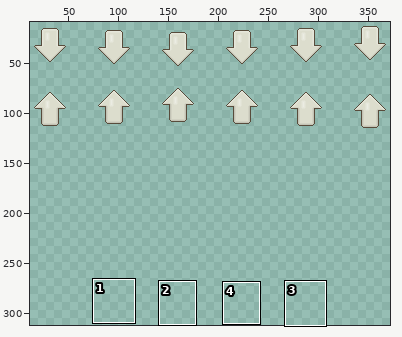
Two versions of one pixel-art file, 0_ASESPRITE/Icons.ase. The picture above shows the old version from afar; the outline marks the close-up.
Close-up. Old version:
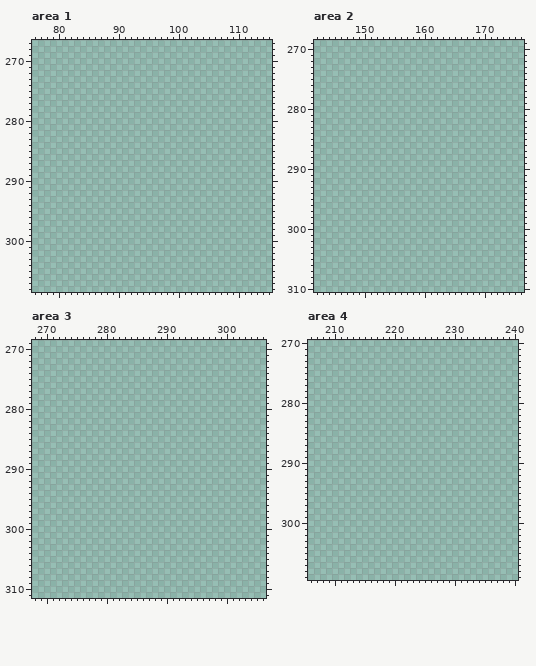
384x320 pixels, 1 frame. Colours within 5 levels of each other are drawn and written as one. Shown: area 1: x 76..115, y 267..308; area 2: x 142..176, y 269..310; area 3: x 268..306, y 269..311; area 4: x 206..240, y 270..309. The wide view leaves out empty margins. The commit also changed other parts of the picture, which this record leaves out.
Palette (. is transparent): 
And afterwards:
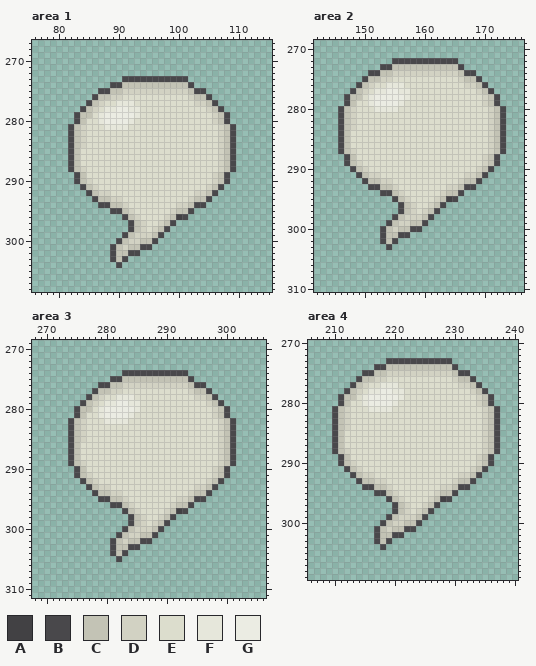
Colours new in this view: A #424144  B #49484b  C #c3c3b5  D #d2d2c3  E #dcddcd  F #e6e7db  G #ebece3
From old to new:
Changed rows in their new state; - is an unchanged pixel.
Area 1:
first column x 82:
273 ---------BBBBBBBBBBB--------
274 -------BBCCCCCCCCCCCB-------
275 -----BBCCDDDDDDDDDDDCBB-----
276 ----BCCDDEEEEEEEEEEEDCCB----
277 ---BCDEEFFFEEEEEEEEEEDDCB---
278 --BCDEFFGGFFEEEEEEEEEEEDCB--
279 -BCCEFGGGGGFEEEEEEEEEEEEDCB-
280 -BCEEFGGGGFEEEEEEEEEEEEEDCB-
281 BCDEEEFFFFEEEEEEEEEEEEEEEDCB
282 BCDEEEEEEEEEEEEEEEEEEEEEEDCB
283 BCDEEEEEEEEEEEEEEEEEEEEEEDCB
284 BCDEEEEEEEEEEEEEEEEEEEEEEDCB
285 BCEEEEEEEEEEEEEEEEEEEEEEEDCB
286 BCEEEEEEEEEEEEEEEEEEEEEEEDCB
287 BCEEEEEEEEEEEEEEEEEEEEEEEDCB
288 BCDEEEEEEEEEEEEEEEEEEEEEEDCB
289 -BCEEEEEEEEEEEEEEEEEEEEEDCB-
290 -BCDEEEEEEEEEEEEEEEEEEEEDCB-
291 --BCDEEEEEEEEEEEEEEEEEEDCB--
292 ---BCDDEEEEEEEEEEEEEEDDCB---
293 ----BCCDDEEEEEEEEEEEDCCB----
294 -----BBCCDEEEEEEEEDDCBB-----
295 -------BBCDEEEEEEDCCB-------
296 ---------BCDEEEEDCAB--------
297 ----------BCDEEDCB----------
298 ----------BCDEDCB-----------
299 ---------BCDDDCB------------
300 --------BCDDCCB-------------
301 -------BCDCCBB--------------
302 -------BCCBB----------------
303 -------BCB------------------
304 --------B-------------------
Area 2:
first column x 146:
272 ---------BBBBBBBBBBB--------
273 -------BBCCCCCCCCCCCB-------
274 -----BBCCDDDDDDDDDDDCBB-----
275 ----BCCDDEEEEEEEEEEEDCCB----
276 ---BCDEEFFFEEEEEEEEEEDDCB---
277 --BCDEFFGGFFEEEEEEEEEEEDCB--
278 -BCCEFGGGGGFEEEEEEEEEEEEDCB-
279 -BCEEFGGGGFEEEEEEEEEEEEEDCB-
280 BCDEEEFFFFEEEEEEEEEEEEEEEDCB
281 BCDEEEEEEEEEEEEEEEEEEEEEEDCB
282 BCDEEEEEEEEEEEEEEEEEEEEEEDCB
283 BCDEEEEEEEEEEEEEEEEEEEEEEDCB
284 BCEEEEEEEEEEEEEEEEEEEEEEEDCB
285 BCEEEEEEEEEEEEEEEEEEEEEEEDCB
286 BCEEEEEEEEEEEEEEEEEEEEEEEDCB
287 BCDEEEEEEEEEEEEEEEEEEEEEEDCB
288 -BCEEEEEEEEEEEEEEEEEEEEEDCB-
289 -BCDEEEEEEEEEEEEEEEEEEEEDCB-
290 --BCDEEEEEEEEEEEEEEEEEEDCB--
291 ---BCDDEEEEEEEEEEEEEEDDCB---
292 ----BCCDDEEEEEEEEEEEDCCB----
293 -----BBCCDEEEEEEEEDDCBB-----
294 -------BBCDEEEEEEDCCB-------
295 ---------BCDEEEEDCAB--------
296 ----------BCDEEDCB----------
297 ----------BCDEDCB-----------
298 ---------BCDDDCB------------
299 --------BCDDCCB-------------
300 -------BCDCCBB--------------
301 -------BCCBB----------------
302 -------BCB------------------
303 --------B-------------------
Area 3:
first column x 274:
274 ---------BBBBBBBBBBB--------
275 -------BBCCCCCCCCCCCB-------
276 -----BBCCDDDDDDDDDDDCBB-----
277 ----BCCDDEEEEEEEEEEEDCCB----
278 ---BCDEEFFFEEEEEEEEEEDDCB---
279 --BCDEFFGGFFEEEEEEEEEEEDCB--
280 -BCCEFGGGGGFEEEEEEEEEEEEDCB-
281 -BCEEFGGGGFEEEEEEEEEEEEEDCB-
282 BCDEEEFFFFEEEEEEEEEEEEEEEDCB
283 BCDEEEEEEEEEEEEEEEEEEEEEEDCB
284 BCDEEEEEEEEEEEEEEEEEEEEEEDCB
285 BCDEEEEEEEEEEEEEEEEEEEEEEDCB
286 BCEEEEEEEEEEEEEEEEEEEEEEEDCB
287 BCEEEEEEEEEEEEEEEEEEEEEEEDCB
288 BCEEEEEEEEEEEEEEEEEEEEEEEDCB
289 BCDEEEEEEEEEEEEEEEEEEEEEEDCB
290 -BCEEEEEEEEEEEEEEEEEEEEEDCB-
291 -BCDEEEEEEEEEEEEEEEEEEEEDCB-
292 --BCDEEEEEEEEEEEEEEEEEEDCB--
293 ---BCDDEEEEEEEEEEEEEEDDCB---
294 ----BCCDDEEEEEEEEEEEDCCB----
295 -----BBCCDEEEEEEEEDDCBB-----
296 -------BBCDEEEEEEDCCB-------
297 ---------BCDEEEEDCAB--------
298 ----------BCDEEDCB----------
299 ----------BCDEDCB-----------
300 ---------BCDDDCB------------
301 --------BCDDCCB-------------
302 -------BCDCCBB--------------
303 -------BCCBB----------------
304 -------BCB------------------
305 --------B-------------------
Area 4:
first column x 210:
273 ---------BBBBBBBBBBB--------
274 -------BBCCCCCCCCCCCB-------
275 -----BBCCDDDDDDDDDDDCBB-----
276 ----BCCDDEEEEEEEEEEEDCCB----
277 ---BCDEEFFFEEEEEEEEEEDDCB---
278 --BCDEFFGGFFEEEEEEEEEEEDCB--
279 -BCCEFGGGGGFEEEEEEEEEEEEDCB-
280 -BCEEFGGGGFEEEEEEEEEEEEEDCB-
281 BCDEEEFFFFEEEEEEEEEEEEEEEDCB
282 BCDEEEEEEEEEEEEEEEEEEEEEEDCB
283 BCDEEEEEEEEEEEEEEEEEEEEEEDCB
284 BCDEEEEEEEEEEEEEEEEEEEEEEDCB
285 BCEEEEEEEEEEEEEEEEEEEEEEEDCB
286 BCEEEEEEEEEEEEEEEEEEEEEEEDCB
287 BCEEEEEEEEEEEEEEEEEEEEEEEDCB
288 BCDEEEEEEEEEEEEEEEEEEEEEEDCB
289 -BCEEEEEEEEEEEEEEEEEEEEEDCB-
290 -BCDEEEEEEEEEEEEEEEEEEEEDCB-
291 --BCDEEEEEEEEEEEEEEEEEEDCB--
292 ---BCDDEEEEEEEEEEEEEEDDCB---
293 ----BCCDDEEEEEEEEEEEDCCB----
294 -----BBCCDEEEEEEEEDDCBB-----
295 -------BBCDEEEEEEDCCB-------
296 ---------BCDEEEEDCAB--------
297 ----------BCDEEDCB----------
298 ----------BCDEDCB-----------
299 ---------BCDDDCB------------
300 --------BCDDCCB-------------
301 -------BCDCCBB--------------
302 -------BCCBB----------------
303 -------BCB------------------
304 --------B-------------------
Changed places in both close-ups, as pixel boxes (x1, y1, x2, y2):
added: (68, 76, 236, 268)
added: (338, 58, 506, 250)
added: (68, 370, 236, 562)
added: (332, 358, 500, 550)
